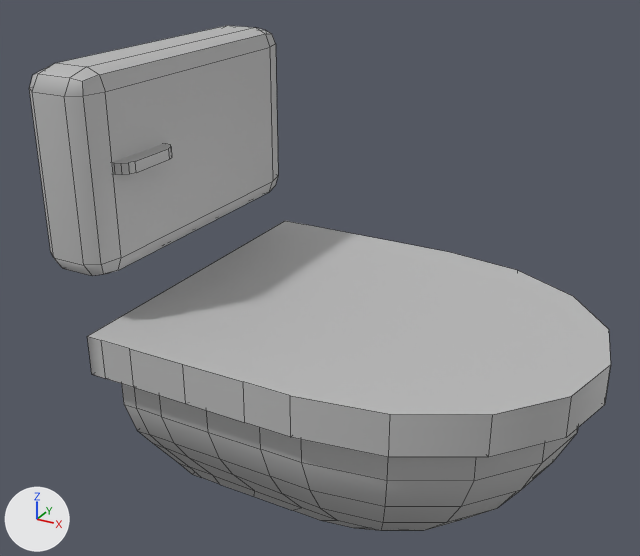
One commit to the FBX model Assets/Art/Models/Toilet/SM_Toilet.fbx: the scene before it, then after it.
Before and after are seen from a 50 mm camera at (0.0175, -0.0334, 0.0277) aimed at (-0.0005, -0.0008, 0.0114). The axes (+X, +Y, +Z) are drawn at lower left. The lights are the same throughout. Mesh edges are drawn as thin lines. Where no turn or scale is listed for an object, it has been applied to the vertices.

Objects in the first picture: 'SM_Toilet'.
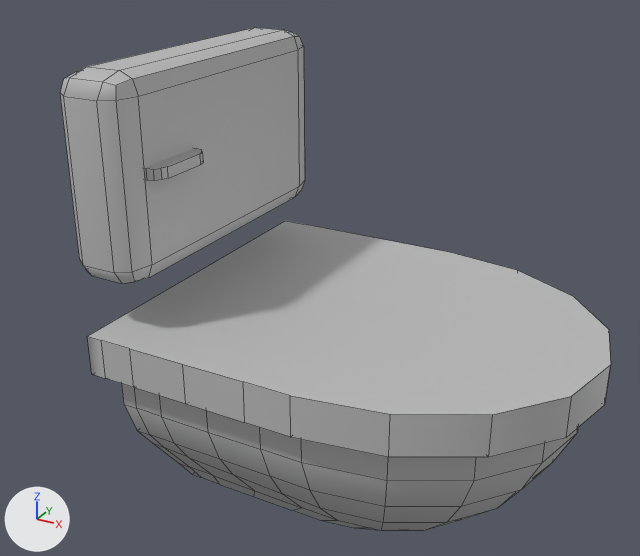
Boxes [x1, y1, x2, y2] around the edits, measured in the pictures (640 x 556 px; the box of a moved part takes in the faces that stretch with it):
'SM_Toilet', reshaped
    before: [29, 25, 611, 531]
    after: [60, 28, 611, 531]
part 1 of me_mesh, moved or reshaped
    before: [29, 25, 278, 276]
    after: [60, 28, 305, 284]
part 2 of me_mesh, moved or reshaped
    before: [113, 144, 172, 175]
    after: [144, 148, 203, 181]

The change, as a diff of the scene's bpy script:
```diff
--- a/Assets/Art/Models/Toilet/SM_Toilet.fbx.py
+++ b/Assets/Art/Models/Toilet/SM_Toilet.fbx.py
@@ me_mesh @@
 me_mesh.from_pydata(...)  # 228 vertices, 201 faces; spans x -0.0115..0.0115, y -0.0082..0.0082, z 0.0001..0.021
 # used by ob_sm_toilet; location = (0.00108, -0.00026, 0.00015)
+# me_mesh part 1: the loose piece of 56 vertices spanning x -0.0115..-0.0082, y -0.0076..0.0076, z 0.012..0.021 is moved by (0.0017, 0.0, 0.0)
+# me_mesh part 2: the loose piece of 20 vertices spanning x -0.0087..-0.0075, y -0.0062..-0.0028, z 0.0167..0.0172 is moved by (0.0017, 0.0, 0.0)
 me_mesh.materials.append(mat_lambert1)
```
